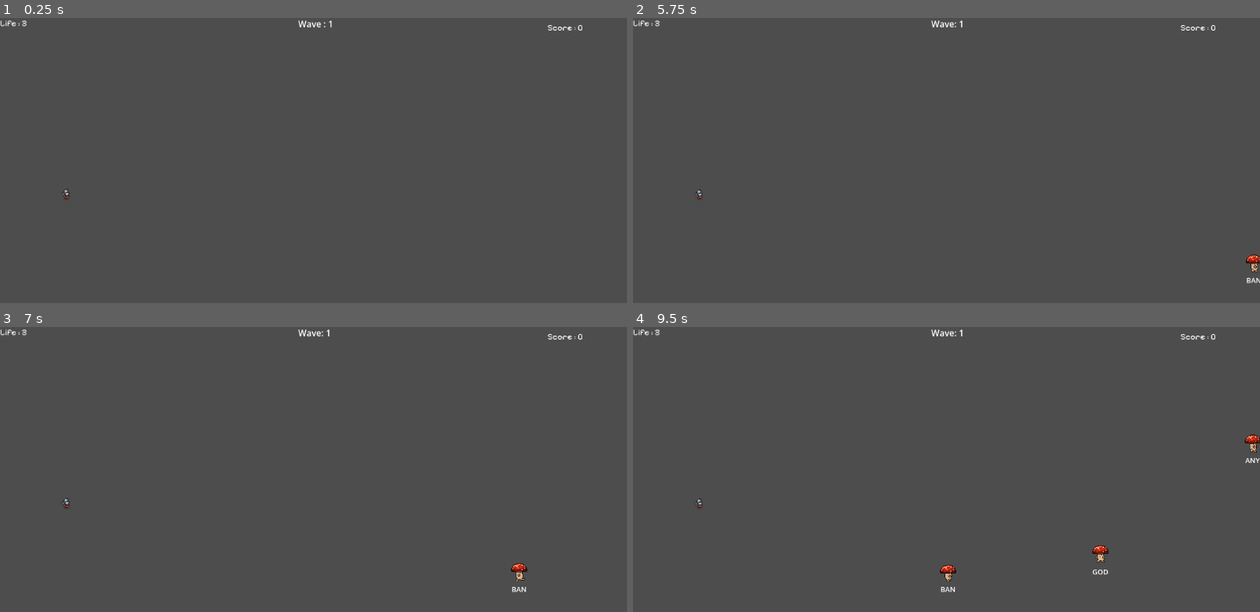
Above: before the commit, frames 1-4 (two rows, left to right).
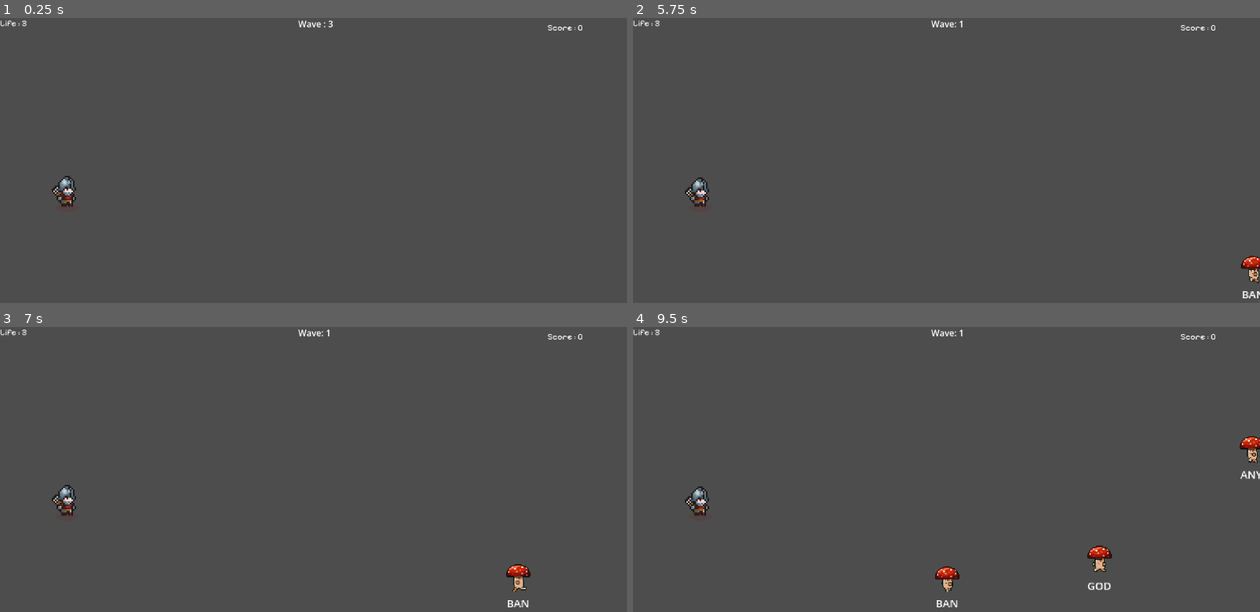
Above: after the commit, the same moments.

Repository: Trombosits/dual-shift
Game: Godot game, scene res://scenes/Typing.tscn
The game is run twice, just before and just after one commit, with the same random seed, the same clock (stepped at 60 frames per second) and the same inputs. The project has no main scene, so this scene is started directly.
Inputs:
- Up to frame 1 (0.25 s): no input
- Up to frame 2 (5.75 s): tap Enter at 0.5 s
- Up to frame 3 (7 s): no input
- Up to frame 4 (9.5 s): no input

The runs differ from the first frame. In frame 1, 0.3% of the frame differs, in the area x 8-54%, y 0-67%; in frame 2, 0.5%; in frame 3, 0.6%; in frame 4, 1.1%, in the area x 8-100%, y 37-99%.

Commit message:
fix_typing#1
Fixing Priority Order for boss wave

Diff:
--- a/Scenes/enemy_mushroom.tscn
+++ b/Scenes/enemy_mushroom.tscn
@@ -204,6 +204,7 @@
 font_size = 13
 
 [node name="enemy_mushroom" type="Node2D" unique_id=294424763]
+scale = Vector2(1.5, 1.5)
 script = ExtResource("1_ecnku")
 
 [node name="CharacterBody2D" type="CharacterBody2D" parent="." unique_id=308710889]
--- a/Scenes/player.tscn
+++ b/Scenes/player.tscn
@@ -199,6 +199,7 @@
 [node name="Player" type="CharacterBody2D" parent="." unique_id=1615036400]
 
 [node name="AnimatedSprite2D" type="AnimatedSprite2D" parent="Player" unique_id=1089992627]
+scale = Vector2(3, 3)
 sprite_frames = SubResource("SpriteFrames_d2wvv")
 animation = &"death"
 autoplay = "idle"
--- a/scenes/Typing.tscn
+++ b/scenes/Typing.tscn
@@ -36,7 +36,7 @@
 offset_top = -1.0
 offset_right = 613.0
 offset_bottom = 22.0
-text = "Wave : 1"
+text = "Wave : 3"
 
 [node name="EnemySpawner" type="Node2D" parent="." unique_id=1788643970]
 position = Vector2(1101, 331)
--- a/scenes/enemy_boss.tscn
+++ b/scenes/enemy_boss.tscn
@@ -8,22 +8,6 @@
 [sub_resource type="AtlasTexture" id="AtlasTexture_lujco"]
 atlas = ExtResource("2_bdlgx")
 region = Rect2(0, 0, 64, 64)
-
-[sub_resource type="AtlasTexture" id="AtlasTexture_4g5as"]
-atlas = ExtResource("2_bdlgx")
-region = Rect2(64, 0, 64, 64)
-
-[sub_resource type="AtlasTexture" id="AtlasTexture_2k70k"]
-atlas = ExtResource("2_bdlgx")
-region = Rect2(128, 0, 64, 64)
-
-[sub_resource type="AtlasTexture" id="AtlasTexture_xn108"]
-atlas = ExtResource("2_bdlgx")
-region = Rect2(192, 0, 64, 64)
-
-[sub_resource type="AtlasTexture" id="AtlasTexture_hfq3p"]
-atlas = ExtResource("2_bdlgx")
-region = Rect2(256, 0, 64, 64)
 
 [sub_resource type="AtlasTexture" id="AtlasTexture_wn6as"]
 atlas = ExtResource("2_bdlgx")
@@ -112,18 +96,6 @@
 "texture": SubResource("AtlasTexture_lujco")
 }, {
 "duration": 1.0,
-"texture": SubResource("AtlasTexture_4g5as")
-}, {
-"duration": 1.0,
-"texture": SubResource("AtlasTexture_2k70k")
-}, {
-"duration": 1.0,
-"texture": SubResource("AtlasTexture_xn108")
-}, {
-"duration": 1.0,
-"texture": SubResource("AtlasTexture_hfq3p")
-}, {
-"duration": 1.0,
 "texture": SubResource("AtlasTexture_wn6as")
 }, {
 "duration": 1.0,
@@ -146,7 +118,7 @@
 }],
 "loop": true,
 "name": &"die",
-"speed": 5.0
+"speed": 10.0
 }, {
 "frames": [{
 "duration": 1.0,
@@ -207,9 +179,11 @@
 
 [node name="boss2D" type="AnimatedSprite2D" parent="boss" unique_id=1512360084]
 position = Vector2(-1, -1)
-scale = Vector2(1.734375, 1.375)
+scale = Vector2(5, 5)
 sprite_frames = SubResource("SpriteFrames_lujco")
-animation = &"hit"
+animation = &"die"
+frame = 2
+frame_progress = 0.44557017
 
 [node name="CollisionShape2D" type="CollisionShape2D" parent="boss" unique_id=88337242]
 shape = SubResource("CapsuleShape2D_4g5as")
--- a/scripts/enemy_boss.gd
+++ b/scripts/enemy_boss.gd
@@ -61,5 +61,8 @@
 		enemy_2d.stop()
 		enemy_2d.play("die")
 
-	await enemy_2d.animation_finished
-	queue_free()
+	# SOLUSI AMAN: Jangan pakai 'await animation_finished' karena rawan macet jika di-set Loop.
+	# Gunakan timer manual bawaan code selama 1 detik (atau sesuaikan durasi animasi mati Anda)
+	await get_tree().create_timer(1.0).timeout
+
+	queue_free() # Menghapus total dari game
--- a/scripts/enemy_mushroom.gd
+++ b/scripts/enemy_mushroom.gd
@@ -95,27 +95,16 @@
 		play_run()
 
 func play_die():
-	if is_dead:
-		return
-
+	if is_dead: return
 	is_dead = true
 	_label.visible = false
 
-	# Pastikan animasi jalan dari frame 0
-	enemy_2d.stop()
-	enemy_2d.play("die")
+	if enemy_2d and enemy_2d.has_method("play"):
+		enemy_2d.stop()
+		enemy_2d.play("die")
 
-	# Hitung durasi animasi secara manual
-	var sprite_frames = enemy_2d.sprite_frames
-	if sprite_frames and sprite_frames.has_animation("die"):
-		var frame_count = sprite_frames.get_frame_count("die")
-		var fps = sprite_frames.get_animation_speed("die")
-		var duration = frame_count / fps if fps > 0 else 1.0
+	# SOLUSI AMAN: Jangan pakai 'await animation_finished' karena rawan macet jika di-set Loop.
+	# Gunakan timer manual bawaan code selama 1 detik (atau sesuaikan durasi animasi mati Anda)
+	await get_tree().create_timer(1.0).timeout
 
-		# Tunggu berdasarkan durasi, bukan signal
-		await get_tree().create_timer(duration).timeout
-	else:
-		# Fallback kalau animasi tidak ditemukan
-		await get_tree().create_timer(0.5).timeout
-
-	queue_free()
+	queue_free() # Menghapus total dari game
--- a/scripts/enemy_spawner.gd
+++ b/scripts/enemy_spawner.gd
@@ -80,7 +80,7 @@
 		add_child(boss_instance)
 		boss_spawned_this_wave = true
 		enemies_spawned_this_wave += 1
-		print("!!! BOSS MUNCUL PERTAMA !!!")
+		print("!!! BOSS MUNCUL !!!")
 		return
 
 	# Spawn musuh biasa (Kroco) setelah boss muncul
--- a/scripts/typing.gd
+++ b/scripts/typing.gd
@@ -31,21 +31,6 @@
 	_spawner.wave_started.connect(func(wave_num): _wave_label.text = "Wave: " + str(wave_num))
 	_spawner.wave_break_started.connect(func(duration): _wave_label.text = "Get Ready!")
 
-# ==========================================
-# FUNGSI FILTER PRIORITY ORDER (PENTING)
-# ==========================================
-func _get_current_target_index() -> int:
-	# 1. Cari apakah ada musuh yang bertipe BOSS di dalam daftar screen saat ini
-	for i in range(_spawner.enemies.size()):
-		var enemy = _spawner.enemies[i]
-		if is_instance_valid(enemy) and enemy.get("is_boss") == true:
-			return i # Jika ada Boss, paksa pemain mengincar indeks Boss ini!
-
-	# 2. Jika tidak ada boss, gunakan penargetan normal bawaan game kamu
-	if _spawner.enemy_index >= _spawner.enemies.size():
-		_spawner.enemy_index = 0
-	return _spawner.enemy_index
-
 
 func _input(event):
 	if game_over_displayed: return
@@ -53,10 +38,56 @@
 	if event is InputEventKey and event.pressed and len(_spawner.enemies) > 0:
 		var key_input = event.as_text()
 
-		# Gunakan fungsi filter untuk mengambil index target terkuat (Boss dahulu)
-		var active_index = _get_current_target_index()
-		var current_enemy = _spawner.enemies[active_index]
+		var current_enemy = null
+		var active_index = -1
 
+		# =========================================================================
+		# 1. MODE PRIORITY ORDER: Jika ada BOSS, paksa pemain mengincar Boss dahulu
+		# =========================================================================
+		for i in range(_spawner.enemies.size()):
+			var enemy = _spawner.enemies[i]
+			if is_instance_valid(enemy) and enemy.get("is_boss") == true:
+				active_index = i
+				current_enemy = enemy
+				break # Keluar dari loop, Boss berhasil dikunci!
+
+		# =========================================================================
+		# 2. MODE SEARCH IN RANDOM OUTPUT: Jika tidak ada Boss, cari musuh biasa
+		# =========================================================================
+		if current_enemy == null:
+			# A. Cek apakah ada musuh biasa yang SEDANG diketik sebelumnya (agar fokus tidak lepas di tengah kata)
+			for i in range(_spawner.enemies.size()):
+				var enemy = _spawner.enemies[i]
+				if is_instance_valid(enemy) and enemy.get("char_index") != null and enemy.char_index > 0:
+					if len(enemy.GENERATED_CHARS) > 0 and enemy.GENERATED_CHARS[0].length() > 0:
+						active_index = i
+						current_enemy = enemy
+						break
+
+			# B. Jika tidak ada yang sedang diketik, cari musuh yang huruf pertamanya COCOK dengan input
+			if current_enemy == null:
+				var matching_indices = []
+				for i in range(_spawner.enemies.size()):
+					var enemy = _spawner.enemies[i]
+					if is_instance_valid(enemy) and len(enemy.GENERATED_CHARS) > 0:
+						var current_word = enemy.GENERATED_CHARS[0]
+						if current_word.length() > 0 and current_word[0] == key_input:
+							matching_indices.append(i)
+
+				# Jika ditemukan musuh yang cocok, pilih salah satu secara acak (Random Output)
+				if matching_indices.size() > 0:
+					active_index = matching_indices[randi() % matching_indices.size()]
+					current_enemy = _spawner.enemies[active_index]
+				else:
+					# Jika sama sekali tidak ada musuh di layar yang berawalan huruf tersebut
+					life -= 1
+					_player.play_hurt()
+					print("Wrong input! No matching enemy found. Life decreased.")
+					return
+
+		# =========================================================================
+		# 3. PROSES KETIKAN PADA TARGET YANG SUDAH DITENTUKAN
+		# =========================================================================
 		if not is_instance_valid(current_enemy): return
 
 		if len(current_enemy.GENERATED_CHARS) > 0:
@@ -77,18 +108,20 @@
 
 				if current_word == "":
 					current_enemy.GENERATED_CHARS.pop_front()
+					current_enemy.char_index = 0 # Reset indeks ketik karena kata sudah habis
 			else:
+				# Salah ketik pada musuh yang sedang dikunci / salah ketik saat Boss ada
 				life -= 1
 				_player.play_hurt()
-				print("Wrong input! Life decreased.")
+				print("Wrong input! Character mismatch. Life decreased.")
+
 
 func _physics_process(_delta):
 	if game_over_displayed: return
 
-	if len(_spawner.enemies) > 0:
-		# Gunakan fungsi filter untuk pengecekan kematian musuh
-		var active_index = _get_current_target_index()
-		var current_enemy = _spawner.enemies[active_index]
+	# Perulangan mundur untuk memeriksa kematian musuh secara adil
+	for i in range(_spawner.enemies.size() - 1, -1, -1):
+		var current_enemy = _spawner.enemies[i]
 
 		if is_instance_valid(current_enemy) and len(current_enemy.GENERATED_CHARS) == 0:
 
@@ -97,9 +130,8 @@
 			else:
 				current_enemy.queue_free()
 
-			_spawner.enemies.pop_at(active_index)
+			_spawner.enemies.pop_at(i)
 
-			# Berikan skor lebih tinggi jika berhasil membunuh Boss
 			if current_enemy.get("is_boss") == true:
 				score += 1000
 			else:
@@ -107,6 +139,7 @@
 
 			if _spawner.enemy_index >= len(_spawner.enemies):
 				_spawner.enemy_index = 0
+
 
 func _on_damage_line_breached():
 	life -= 1
@@ -121,6 +154,7 @@
 				enemy.queue_free()
 		_spawner.enemies.pop_front()
 
+
 func trigger_game_over():
 	game_over_displayed = true
 	AudioManager.play_gameOver()
